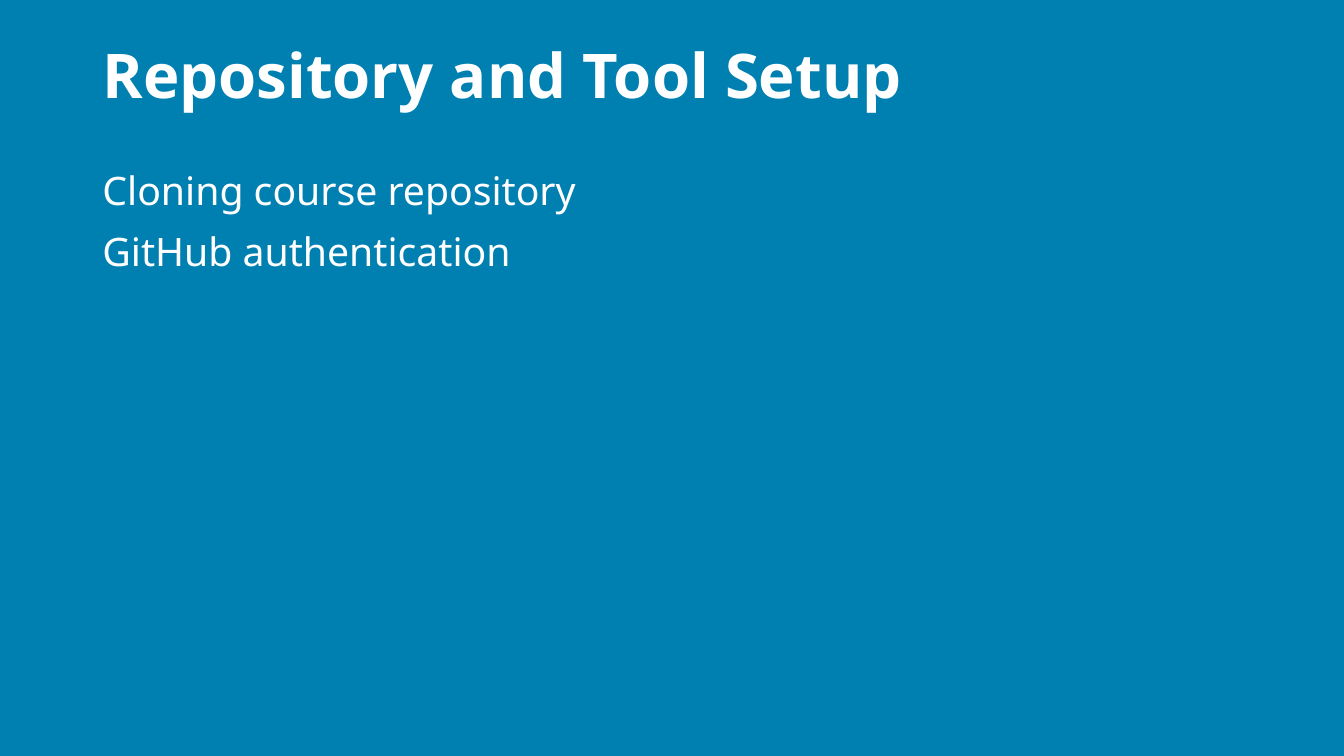
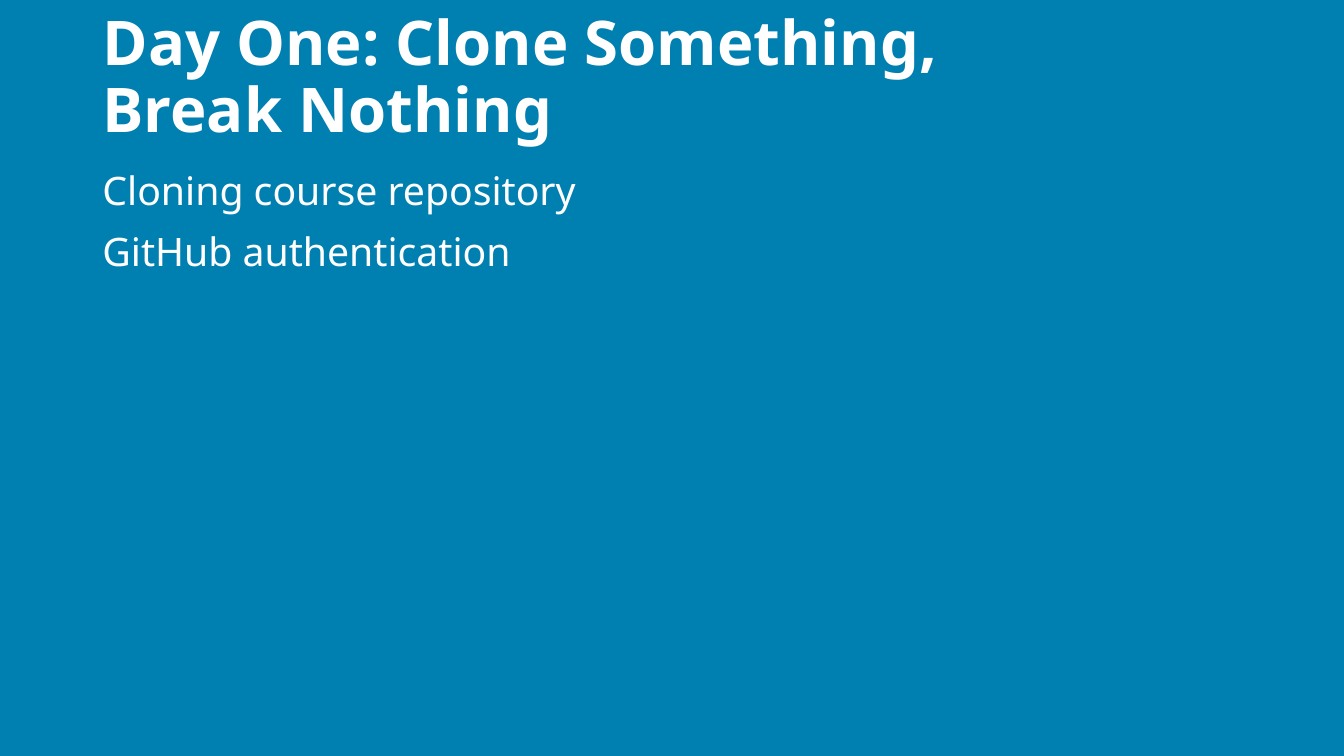
Before and after one commit to j0hnnymiller/AI-Assisted-Software-Development, a slide deck: slide 24 of slides/output/aiasd-311-monday-draft.pptx (slide 33 before the commit). Drawn at 1344x756 pixels with LibreOffice and Linux fonts; fonts in the diff are those of the drawing; background and template pictures are left out. Boxes give left, top, right and bottom in pixels: in the first picture for what was removed or moved away, otherwise in the second. Text is boxed around its words. In the diff, an @@ line names an element or a change of style, - is before the commit and + after.

```diff
--- a/slides/output/aiasd-311-monday-draft.pptx
+++ b/slides/output/aiasd-311-monday-draft.pptx
@@ title at [102, 18, 937, 147]: text changed @@
-Repository and Tool Setup
+Day One: Clone Something, Break Nothing
```
Also in this commit, not shown: 87 other slides changed, 6 slides added, 22 slides removed, 10 other files.
